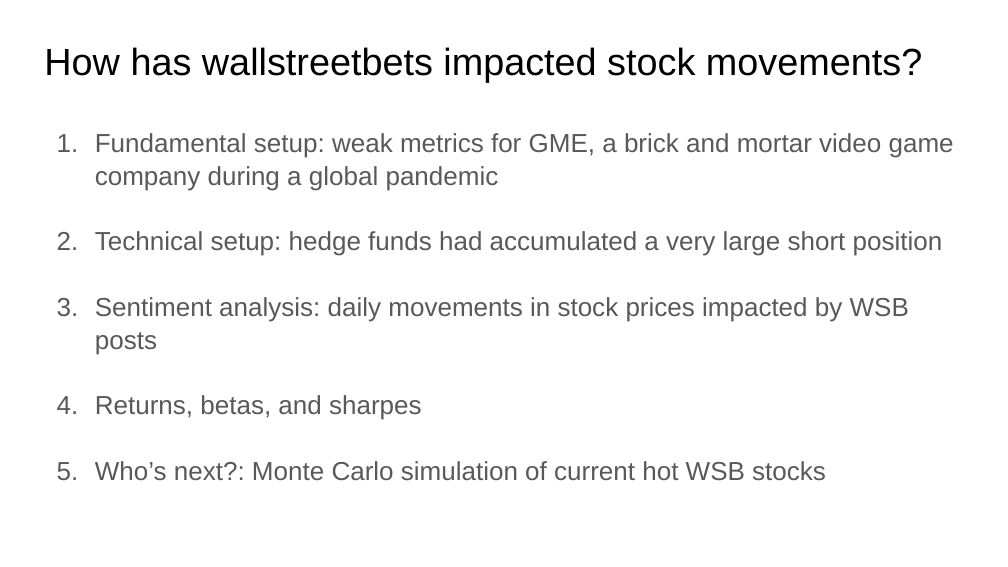
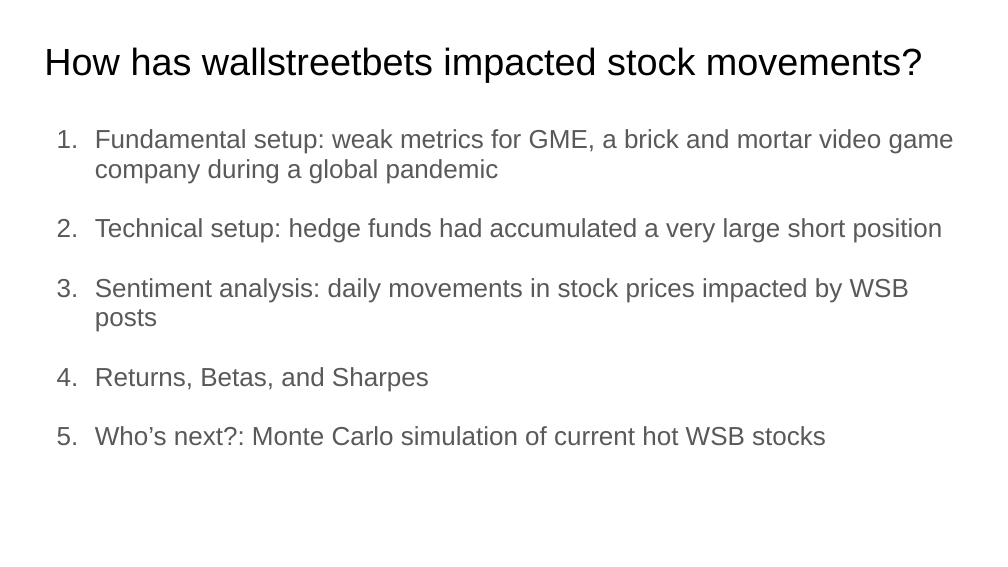
Before and after one commit to vweinblatt123/CF-Project1, a slide deck: slide 2 of CF-Project1.pptx. Drawn at 1008x567 pixels with LibreOffice and Linux fonts; fonts in the diff are those of the drawing. Boxes give left, top, right and bottom in pixels: in the first picture for what was removed or moved away, otherwise in the second. Text is boxed around its words. In the diff, an @@ line names an element or a change of style, - is before the commit and + after.

```diff
--- a/CF-Project1.pptx
+++ b/CF-Project1.pptx
@@ subtitle at <box>95,129,954,445</box>: line spacing 1.05 to 0.95 @@
@@ subtitle at <box>95,367,429,392</box>: text changed @@
-4. Returns, betas, and sharpes
+4. Returns, Betas, and Sharpes
```
Also in this commit, not shown: 9 other slides changed, 1 slide added.
